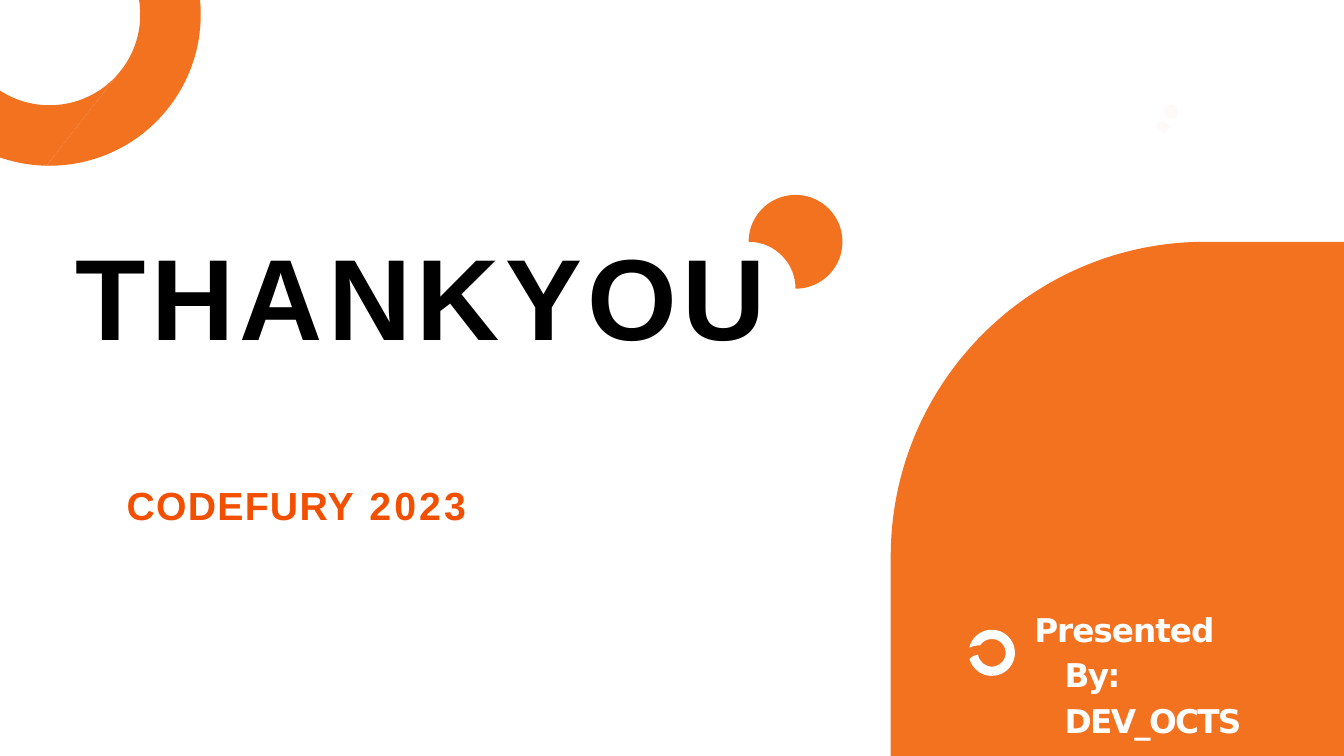
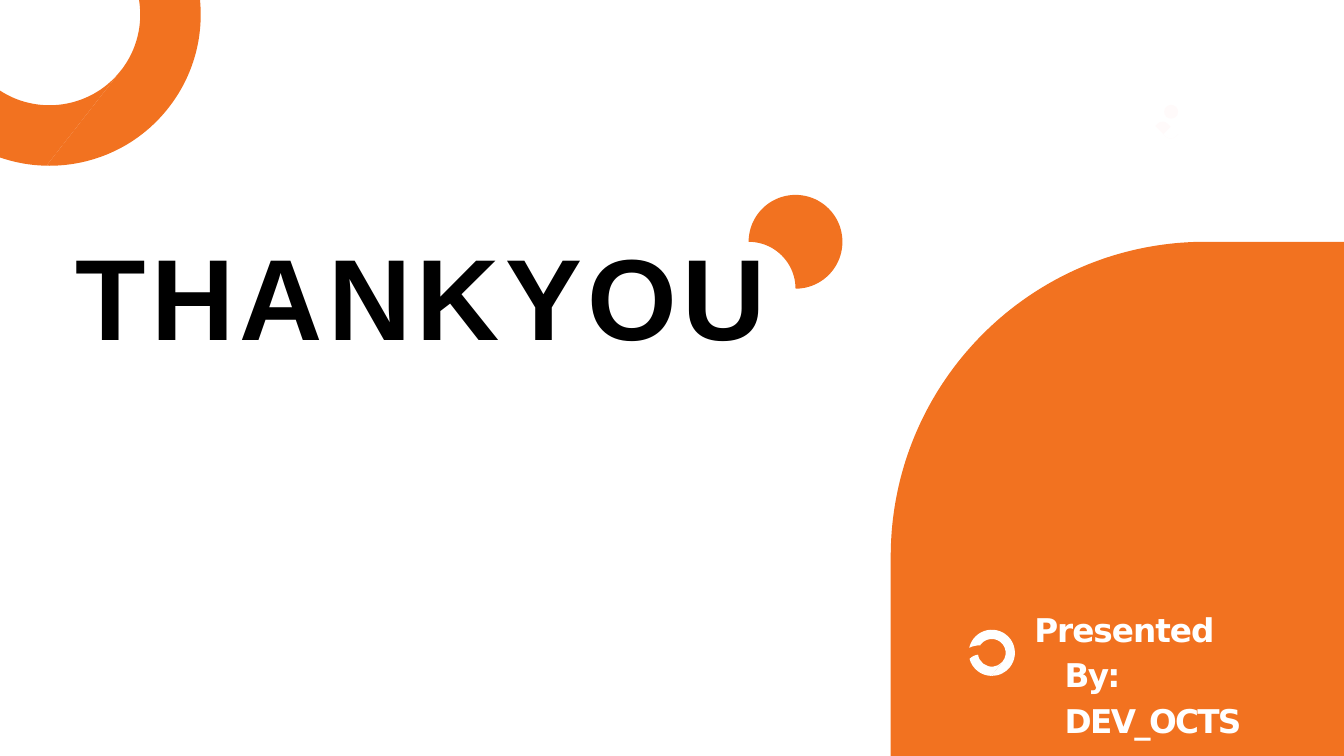
Before and after one commit to Singare18/DevOcts_CodeFury, a slide deck: slide 21 of DesignDoucments/Team Dev_Octs PPT (1).pptx. Drawn at 1344x756 pixels with LibreOffice and Linux fonts; fonts in the diff are those of the drawing. Boxes give left, top, right and bottom in pixels: in the first picture for what was removed or moved away, otherwise in the second. Text is boxed around its words. In the diff, an @@ line names an element or a change of style, - is before the commit and + after.

```diff
--- a/DesignDoucments/Team Dev_Octs PPT (1).pptx
+++ b/DesignDoucments/Team Dev_Octs PPT (1).pptx
@@ text removed at (127,492,465,521) @@
-CODEFURY 2023
```
Also in this commit, not shown: 2 other slides changed.
